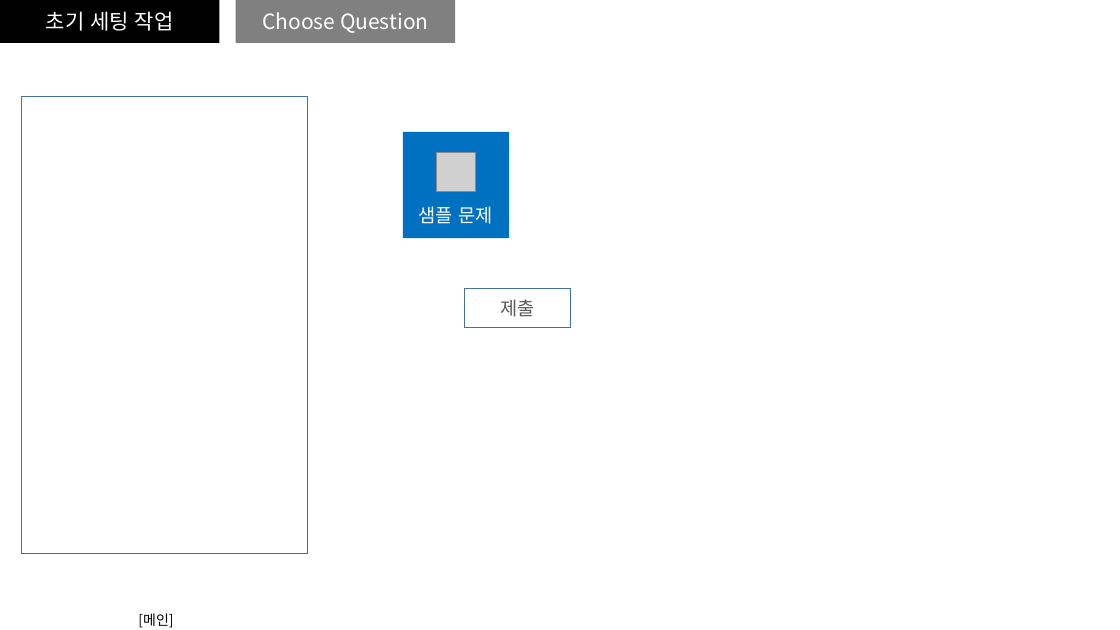
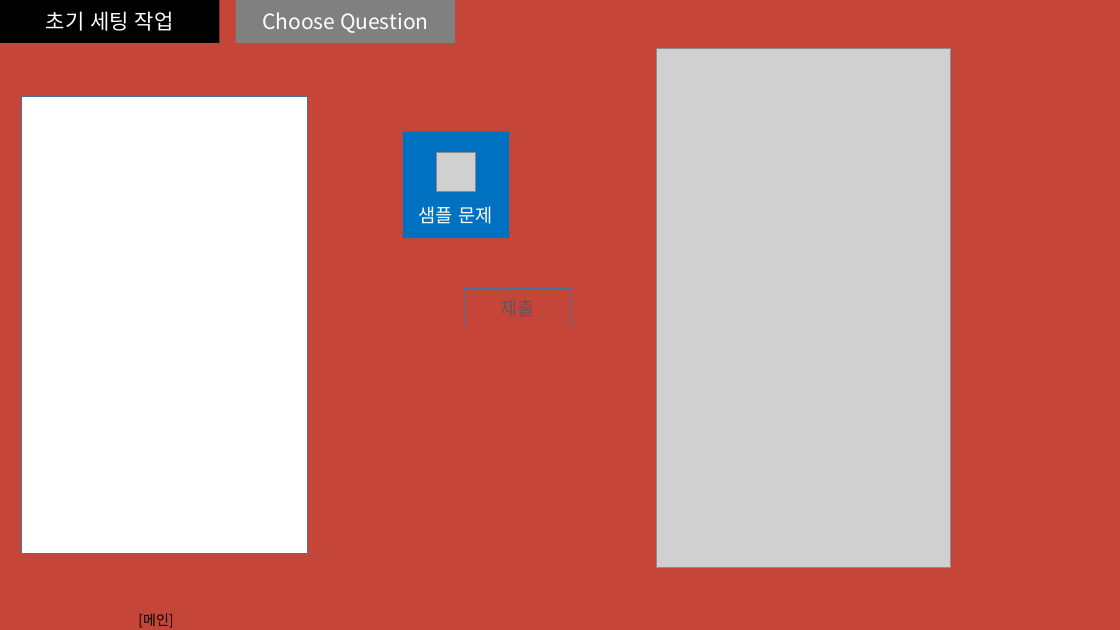
Before and after one commit to mrkimkim/AI_interview, a slide deck: slide 7 of Scatch.pptx. Drawn at 1120x630 pixels with LibreOffice and Linux fonts; fonts in the diff are those of the drawing; grey boxes stand for pictures. Boxes give left, top, right and bottom in pixels: in the first picture for what was removed or moved away, otherwise in the second. Text is boxed around its words. In the diff, an @@ line names an element or a change of style, - is before the commit and + after.

```diff
--- a/Scatch.pptx
+++ b/Scatch.pptx
@@ background #FFFFFF to #C54538 @@
@@ picture added at [656, 48, 951, 568] @@
```
Also in this commit, not shown: 1 other slide changed, 55 other files.
